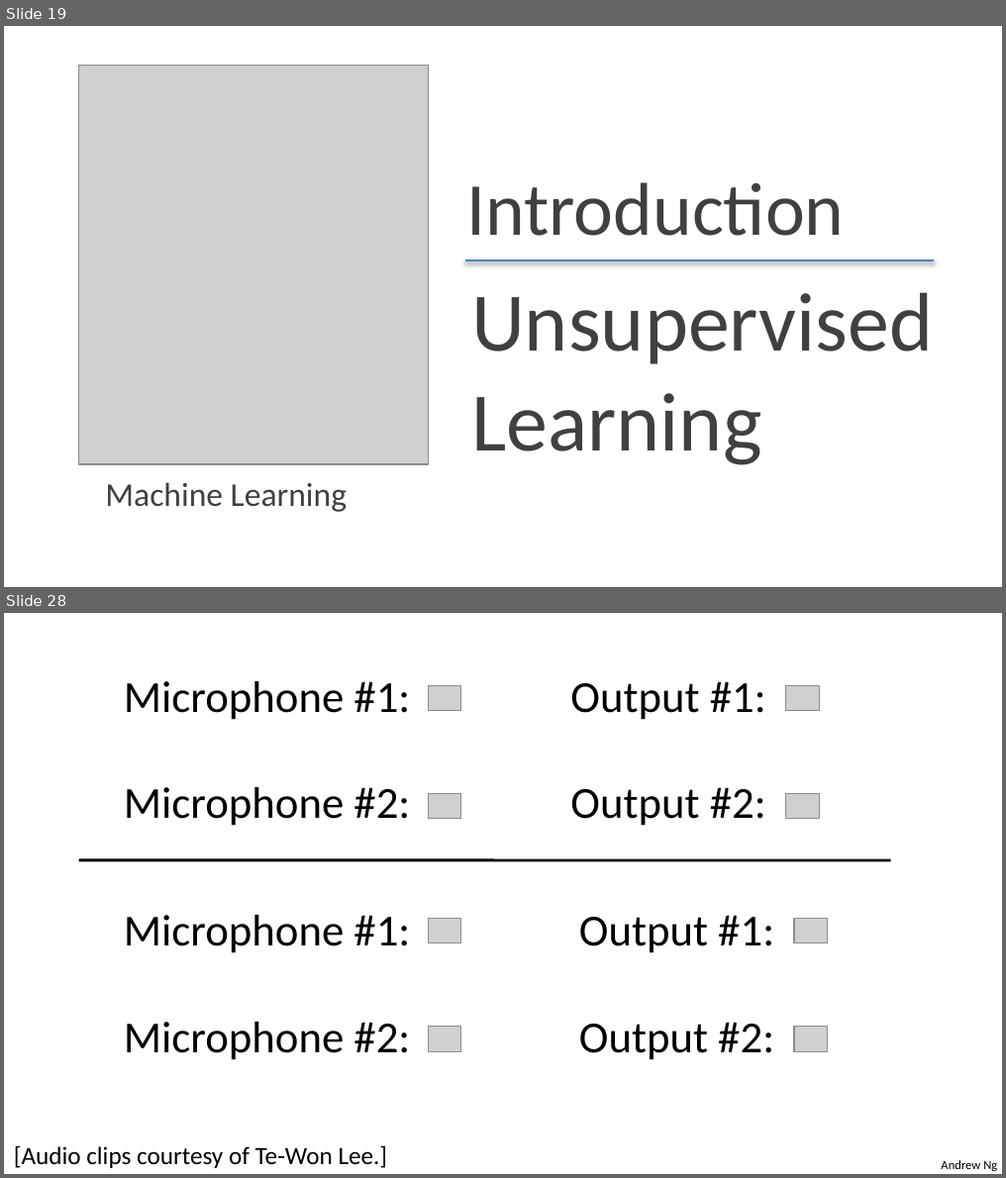
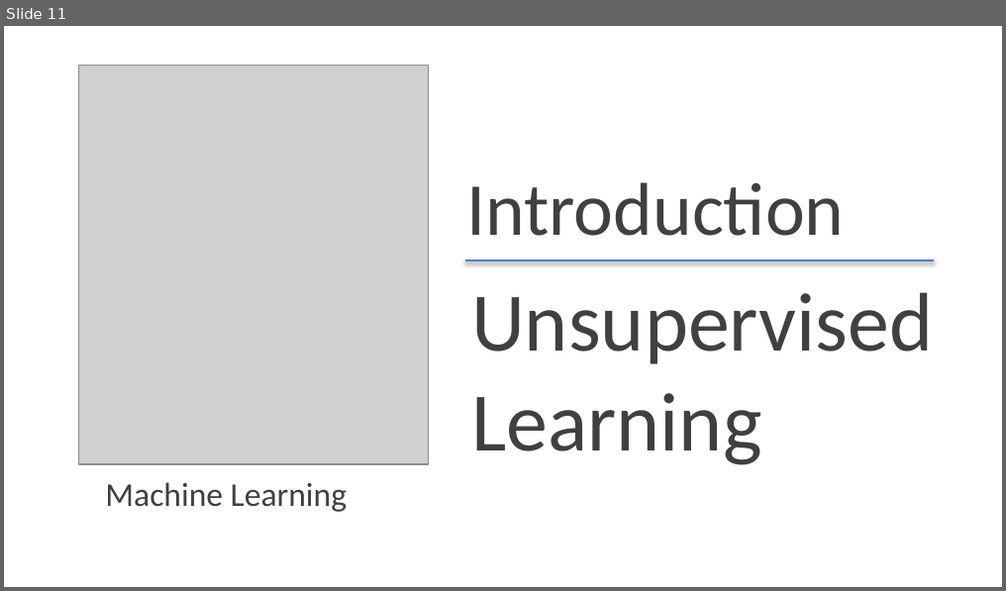
Before and after one commit to lvpythonds/Meetings, a slide deck: Meetup_1/Intro_To_ML.pptx. Shown one above the other, each under a label of ours: slides 19 and 28 before the commit, slide 11 after it; the slides between them are not shown. The pictures are 1006x1178 and 1006x591 pixels, drawn with LibreOffice and Linux fonts; fonts in the diff are those of the drawing; grey boxes stand for pictures. Boxes give left, top, right and bottom in pixels: in the first picture for what was removed or moved away, otherwise in the second. Text is boxed around its words. In the diff, an @@ line names an element or a change of style, - is before the commit and + after.

```diff
--- a/Meetup_1/Intro_To_ML.pptx
+++ b/Meetup_1/Intro_To_ML.pptx
@@ slide 28 removed at [4, 613, 1002, 1174], background #FFFFFF @@
@@ text removed at [124, 681, 410, 826] @@
-Microphone #1:
-Microphone #2:
@@ picture removed at [428, 686, 461, 711] @@
@@ text removed at [570, 681, 766, 826] @@
-Output #1:
-Output #2:
@@ picture removed at [785, 686, 819, 711] @@
@@ picture removed at [428, 793, 461, 819] @@
@@ picture removed at [785, 793, 819, 819] @@
@@ line removed from (79, 861) to (891, 861) @@
@@ text removed at [124, 915, 410, 1060] @@
-Microphone #1:
-Microphone #2:
@@ picture removed at [428, 918, 461, 944] @@
@@ text removed at [579, 915, 774, 1060] @@
-Output #1:
-Output #2:
@@ picture removed at [794, 918, 828, 944] @@
@@ picture removed at [428, 1027, 461, 1053] @@
@@ picture removed at [794, 1027, 828, 1053] @@
@@ text removed at [14, 1146, 388, 1168] @@
-[Audio clips courtesy of Te-Won Lee.]
@@ text removed at [941, 1160, 997, 1171] @@
-Andrew Ng
@@ what was slide 19 is now slide 11 @@
```
Also in this commit, not shown: 14 slides changed, 1 slide added, 13 other slides removed, 3 other files.
